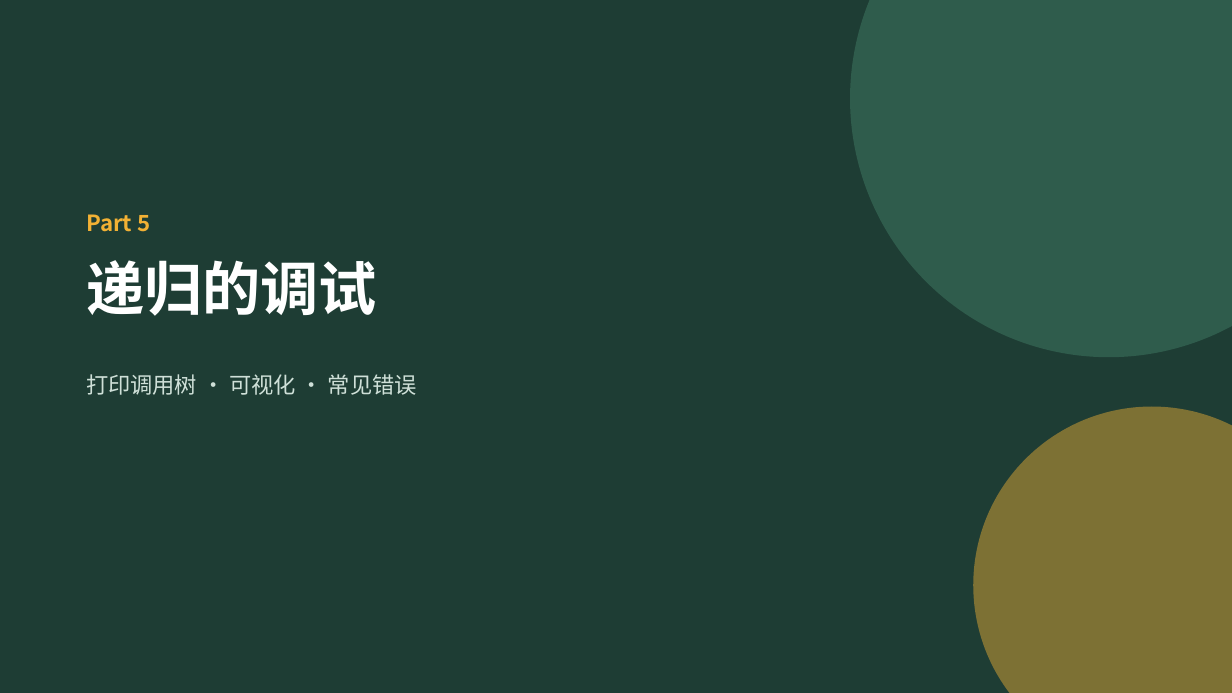
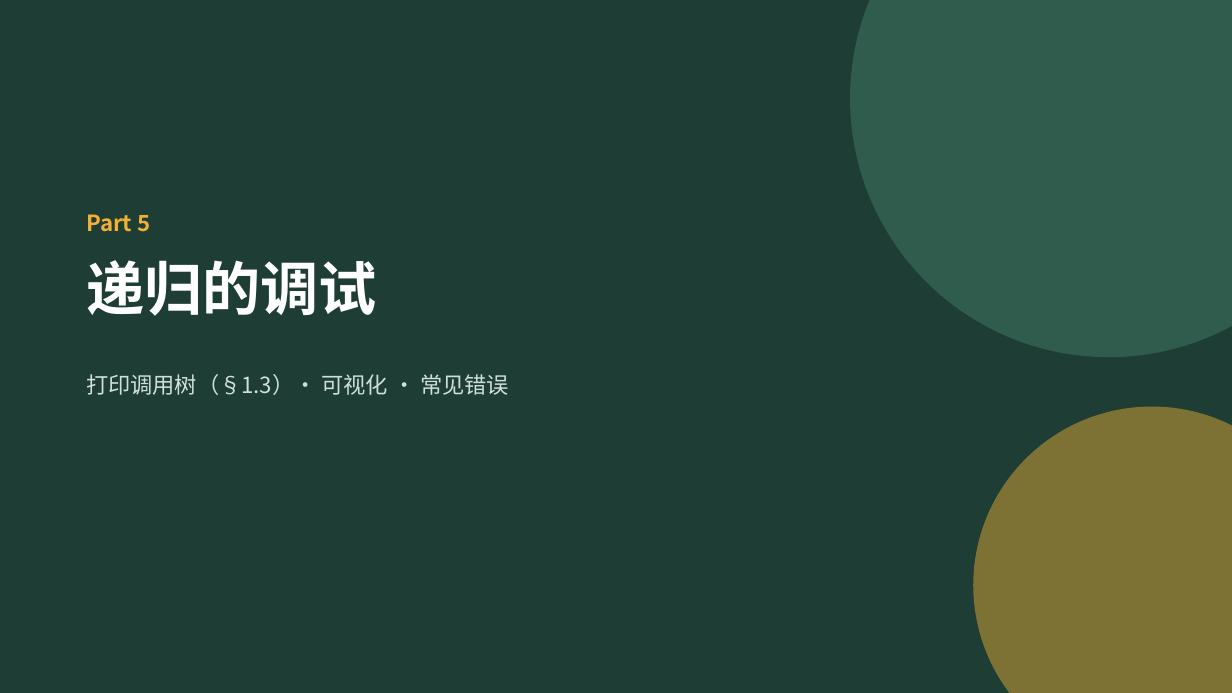
Before and after one commit to pangyouwei/2026fall-cs101, a slide deck: slide 41 of 课件/202610_ADS_W08_Recursion.pptx (slide 36 before the commit). Drawn at 1232x693 pixels with LibreOffice and Linux fonts; fonts in the diff are those of the drawing. Boxes give left, top, right and bottom in pixels: in the first picture for what was removed or moved away, otherwise in the second. Text is boxed around its words. In the diff, an @@ line names an element or a change of style, - is before the commit and + after.

```diff
--- a/课件/202610_ADS_W08_Recursion.pptx
+++ b/课件/202610_ADS_W08_Recursion.pptx
@@ text at <box>86,374,509,395</box>: text changed @@
-打印调用树 · 可视化 · 常见错误
+打印调用树（§1.3）· 可视化 · 常见错误
```
Also in this commit, not shown: 35 other slides changed, 4 slides added, 12 other files.
